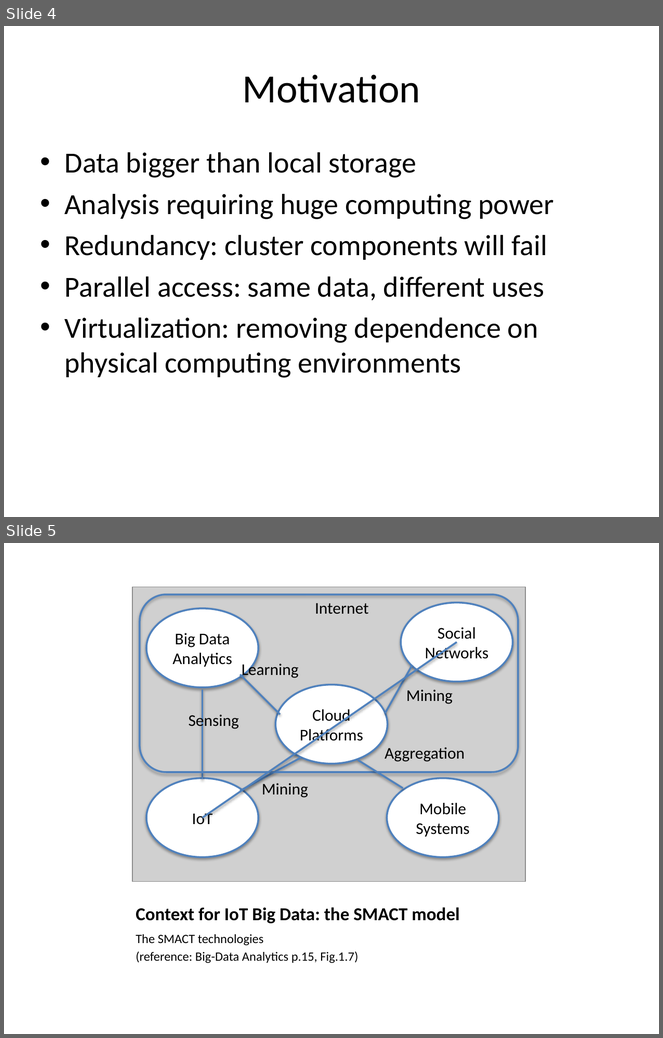
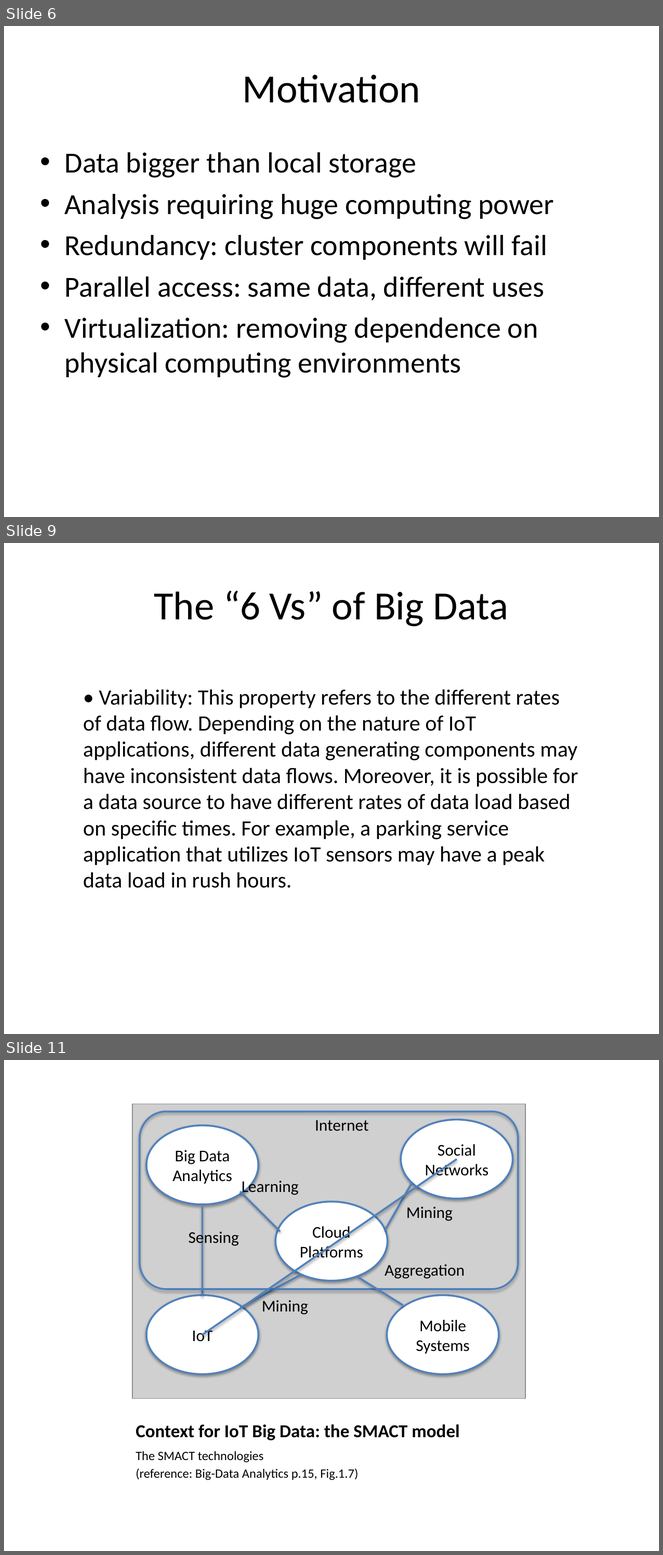
Before and after one commit to kic-markon/ITU_MSc_AM4, a slide deck: powerpoints/ITU Academy Slides AM4-02.pptx. Shown one above the other, each under a label of ours: slides 4 and 5 before the commit, slides 6, 9 and 11 after it; the slides between them are not shown. The pictures are 663x1038 and 663x1555 pixels, drawn with LibreOffice and Linux fonts; fonts in the diff are those of the drawing; grey boxes stand for pictures; background and template pictures are left out. Boxes give left, top, right and bottom in pixels: in the first picture for what was removed or moved away, otherwise in the second. Text is boxed around its words. In the diff, an @@ line names an element or a change of style, - is before the commit and + after.

```diff
--- a/powerpoints/ITU Academy Slides AM4-02.pptx
+++ b/powerpoints/ITU Academy Slides AM4-02.pptx
@@ slide 9 added at bbox=[4, 543, 659, 1034], background picture (left out) @@
@@ title added at bbox=[154, 590, 508, 627], 44 pt, text #000000 @@
+The “6 Vs” of Big Data
@@ text added at bbox=[83, 689, 579, 888], 24 pt, text #000000 @@
+• Variability: This property refers to the different rates of data flow. Depending on the nature of IoT applications, different data generating components may have inconsistent data flows. Moreover, it is possible for a data source to have different rates of data load based on specific times. For example, a parking service application that utilizes IoT sensors may have a peak data load in rush hours.
@@ what was slide 4 is now slide 6 @@
@@ what was slide 5 is now slide 11 @@
```
Also in this commit, not shown: 1 slide changed, 7 other slides added, 5 other files.
